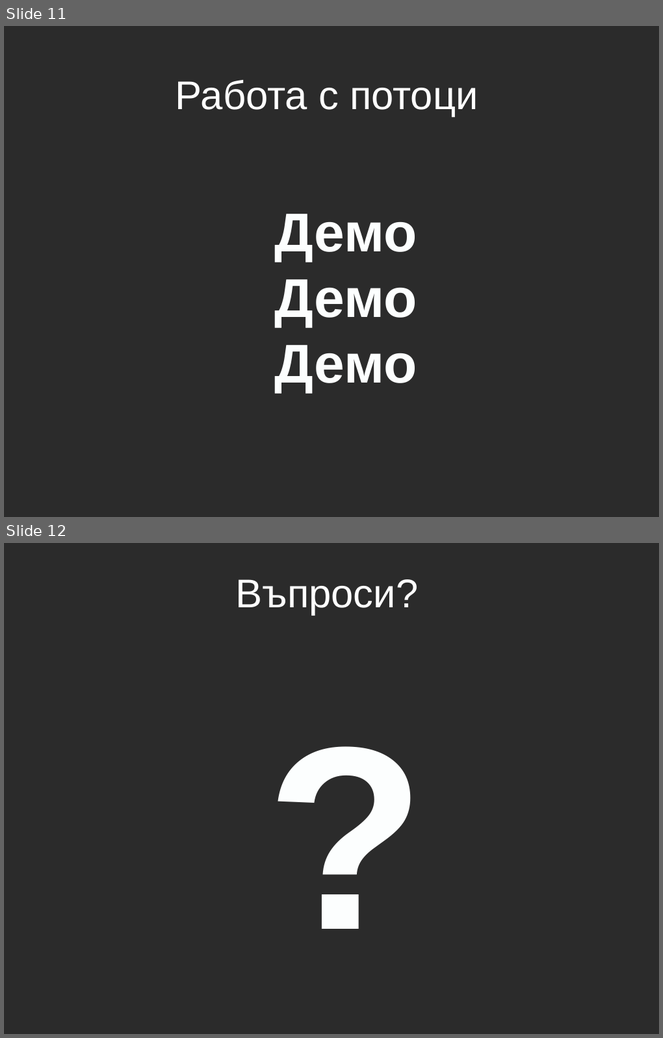
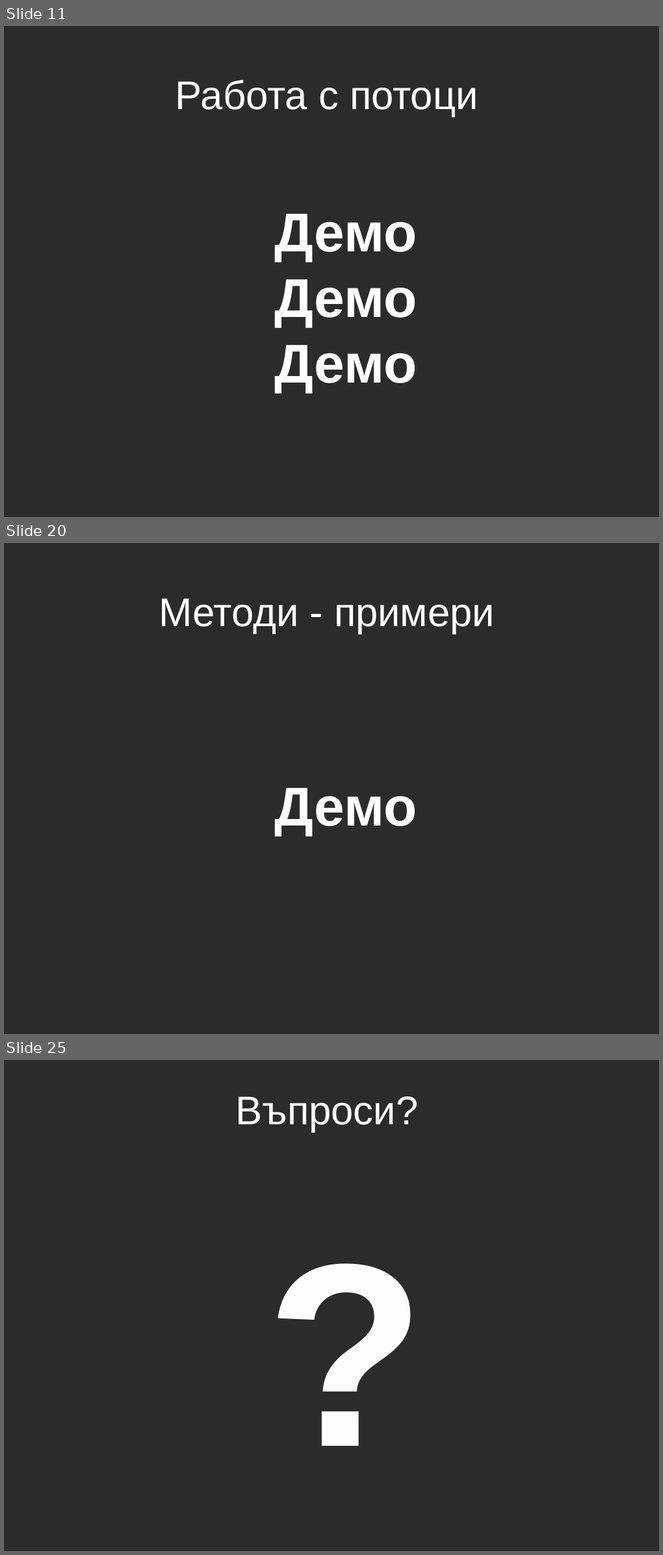
Before and after one commit to aslv/1300ruc, a slide deck: Lecture5/Lecture5.pptx. Shown one above the other, each under a label of ours: slides 11 and 12 before the commit, slides 11, 20 and 25 after it; the slides between them are not shown. The pictures are 663x1038 and 663x1555 pixels, drawn with LibreOffice and Linux fonts; fonts in the diff are those of the drawing; background and template pictures are left out; a plain dark background stands for a picture behind light text. Boxes give left, top, right and bottom in pixels: in the first picture for what was removed or moved away, otherwise in the second. Text is boxed around its words. In the diff, an @@ line names an element or a change of style, - is before the commit and + after.

```diff
--- a/Lecture5/Lecture5.pptx
+++ b/Lecture5/Lecture5.pptx
@@ slide 20 added at <box>4,543,659,1034</box>, background picture (left out) @@
@@ title added at <box>159,598,495,634</box>, 44 pt, text #FFFFFF @@
+Методи - примери
@@ text added at <box>275,788,417,835</box>, 60 pt, text #FDFFFF, bold @@
+Демо
@@ what was slide 12 is now slide 25 @@
```
Also in this commit, not shown: 12 other slides added.
